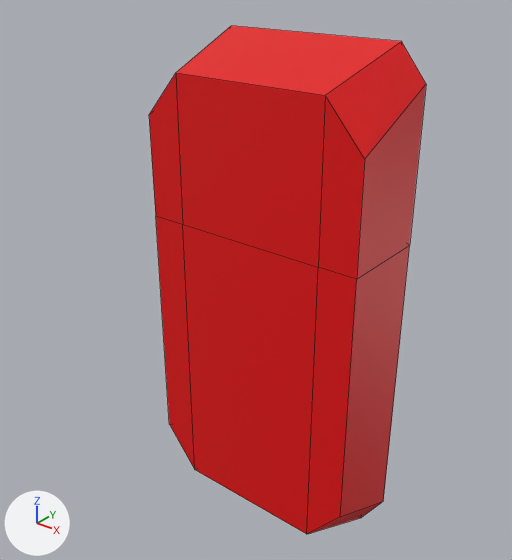
Two versions of the Blender file GymkhanaProjectE/Assets/Other/Models/Body/Body1.blend, one commit apart.
Both versions are drawn from a 50 mm camera at (8.3, -11.66, 7.32) aimed at (-0.76, -0.33, 0.3). Every picture has the same lights, and +X, +Y and +Z are marked at lower left. Mesh edges are drawn as thin lines.

Names of what the first picture shows: 'body11'.
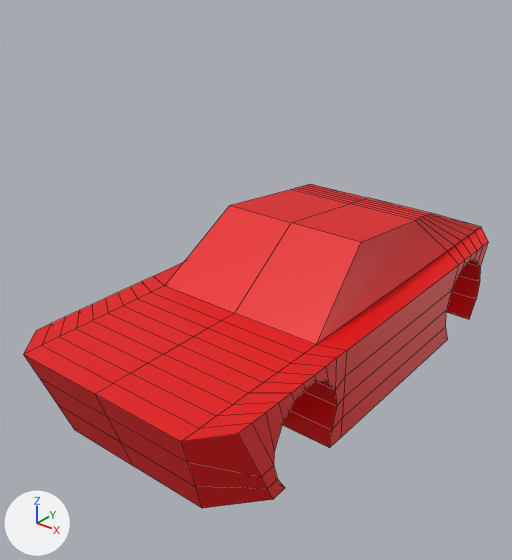
Where the change shows, as pixel boxes [x1, y1, x2, y2] in the pictures (512 x 560 px):
'body11', reshaped, turned, modifiers changed
    before: [149, 25, 426, 534]
    after: [24, 184, 488, 508]

The edits, one by one:
me_cube_001 is used by ob_body11; location (0.0, 0.0, 0.0).
me_cube_001 had 28 vertices, 26 faces and spanned x -2.56..2.56, y -1.6..1.79, z -5.73..5.61.
me_cube_001 now has 146 vertices, 123 faces and spans x 0.0..2.56, y -1.6..1.79, z -5.73..5.61.
Part 1, on me_cube_001:
13 vertices are removed from x -2.56..2.56, y -1.6..0.4, z -5.73..5.61.
26 faces are deleted.
2 vertices move from x -1.73, y 1.46..1.79, z -3.17..0.08 to x 0.0, y 1.46..1.79, z -3.17..0.08.
89 vertices are added at x 0.0..2.56, y -1.6..1.55, z -5.73..5.61.
13 new vertices lie (1.26, 0.0, 0.0) away from vertices in x 1.3, y -1.6..0.25, z 2.02..3.99.
12 new vertices lie (1.13, 0.0, 0.0) away from vertices in x 1.43, y -1.6..0.26, z -4.69..-2.72.
9 new vertices lie (1.73, 0.0, 0.0) away from vertices in x 0.0, y -1.6..1.55, z -4.65..3.74.
8 new vertices lie (2.01, 0.0, 0.0) away from vertices in x 0.0, y 0.4, z 2.38..5.21.
123 new faces join them.
Object 'body11' (ob_body11) turns from (0, 0, 0) to (90, 0, 0) degrees about x, y and z.
Object 'body11' (ob_body11) gains a MIRROR modifier named 'Mirror'.
